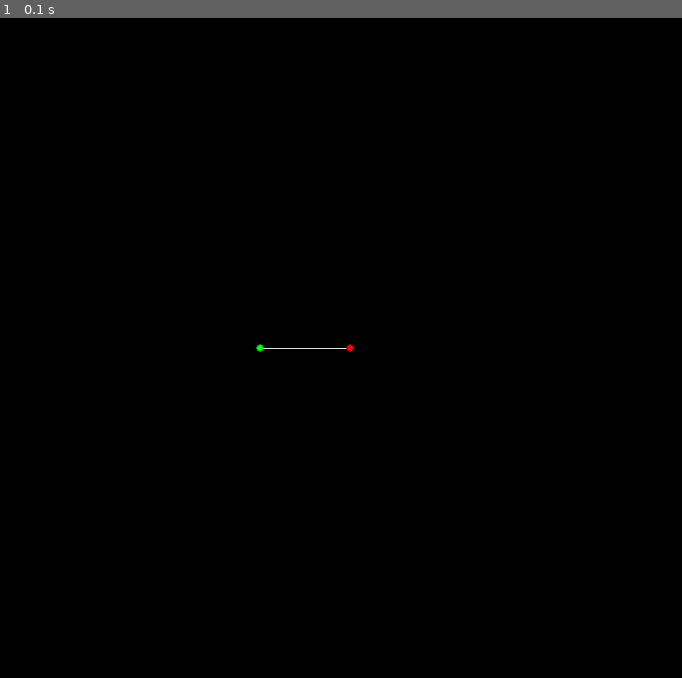
Above: before the commit, frame 1.
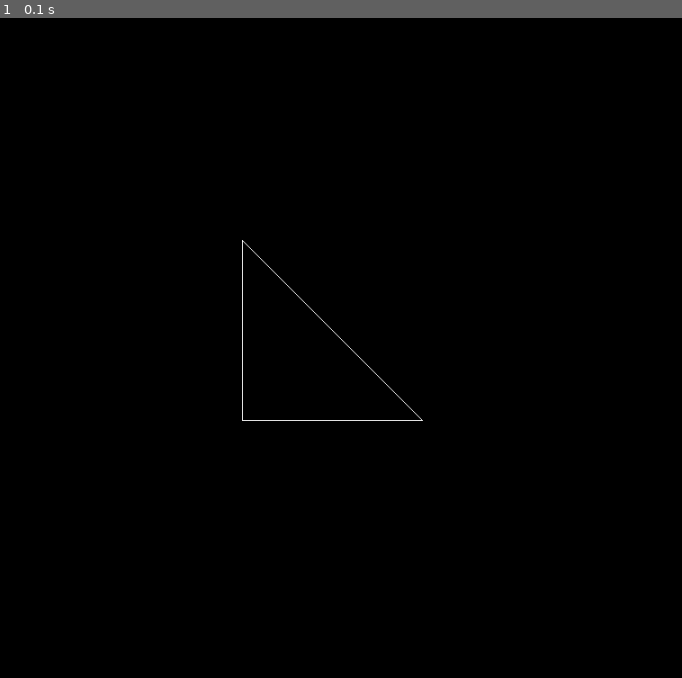
Above: after the commit, the same moment.

Repository: DoYouEvenStackSmash/planning-algorithms-exercises
Game: pygame game, started from src/ch4/c_space_planning_project/primitive_sketch.py
The game is run twice, just before and just after one commit, with the same random seed, the same clock (stepped at 60 frames per second) and the same inputs.
Inputs:
- Up to frame 1 (0.1 s): no input

The runs differ from the first frame. In frame 1, 0.2% of the frame differs, in the area x 35-63%, y 33-62%.

Commit message:
added driver function for polygon composed of edge objects

Diff:
--- a/src/ch4/c_space_planning_project/half_plane.py
+++ b/src/ch4/c_space_planning_project/half_plane.py
@@ -91,3 +91,39 @@
         f = 1
 
     return f
+
+class Edge:
+  def __init__(self, hp = None, m_next = None):
+    self.H = hp
+    self.m_next = m_next
+
+  def test_pt(self, pt = (0,0)):
+    return self.H.test_point(pt)
+
+class Polygon:
+  def __init__(self):
+    self.half_planes_head = None
+
+  def check_collision(self, target_point):
+
+    hold = self.half_planes_head
+    if hold == None:
+      return False
+    if hold.test_pt(target_point) != 1:
+      return False
+    hold = hold.m_next
+
+    while hold != self.half_planes_head:
+      if hold.test_pt(target_point) != 1:
+        return False
+      hold = hold.m_next
+    return True
+
+  def get_segments(self):
+    hold = self.half_planes_head
+    x = [hold.H.line.get_segment()]
+    hold = hold.m_next
+    while hold != self.half_planes_head:
+      x.append(hold.H.line.get_segment())
+      hold = hold.m_next
+    return x
--- a/src/ch4/c_space_planning_project/primitive_sketch.py
+++ b/src/ch4/c_space_planning_project/primitive_sketch.py
@@ -20,6 +20,7 @@
   standard form Ax + By = C
 
 '''
+from operator import ge
 import pygame
 import numpy as np
 import sys
@@ -104,6 +105,51 @@
   pt2 = Point(520,520)
 
   return get_single_edge(o, pt1, pt2)
+
+def test_polygon(w = 0, h = 0):
+  origin = [w/2,h/2]
+
+  o = Point(origin[0], origin[1])
+  # screen = create_display(w,h)
+  pt1 = Point(600,600)
+  pt2 = Point(400,600)
+  pt3 = Point(400,400)
+  h1 = get_single_edge(o,pt1,pt2)
+  h2 = get_single_edge(o,pt2,pt3)
+  h3 = get_single_edge(o,pt3,pt1)
+  e1 = Edge(h1)
+  e2 = Edge(h2)
+  e3 = Edge(h3)
+  e1.m_next = e2
+  e2.m_next = e3
+  e3.m_next = e1
+  p = Polygon()
+  p.half_planes_head = e1
+  return p
+
+def polygon_pygame_loop(screen, polygon = None):
+  # print(polygon.get_segments())
+  x = polygon.get_segments()
+  for i in x:
+    draw_line(screen, i, colors["white"])
+  # draw_polygon(screen, polygon.get_segments(), colors["white"])
+  while 1:
+    for event in pygame.event.get():
+      if event.type == pygame.QUIT:
+        sys.exit()
+      if event.type == pygame.MOUSEBUTTONUP:
+        p = pygame.mouse.get_pos()
+        val = polygon.check_collision(p)
+        if val == False:
+          print(f"{p} is right of the line")
+          draw_dot(screen, p, colors["cyan"])
+        elif val == True:
+          print(f"{p} is left of the line")
+          draw_dot(screen, p, colors["magenta"])
+        else:
+          print(f"{p} is unknown?")
+        # print(hp.test_point(p))
+        print(p)
 
 def pygame_loop(screen,hp = None):
   draw_polygon(screen, hp.line.get_segment(), colors["white"])
@@ -144,12 +190,13 @@
   # x1 -> x2
   # hp = test_single_right_cross_edge(w,h)
   # hp = test_single_down_left_edge(w,h)
-
+  p = test_polygon(w,h)
+  polygon_pygame_loop(screen, p)
 
   # broken
-  hp = test_single_left_cross_edge(w,h)
-
-  pygame_loop(screen, hp)
+  # hp = test_single_left_cross_edge(w,h)
+
+  # pygame_loop(screen, hp)
   # a,b = Point(400,400),Point(300,600)
   # l = two_point_slope(o, b, a)
   # hp = HalfPlane(l)
